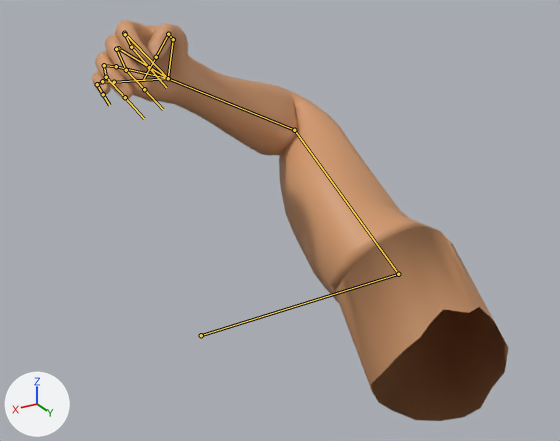
One commit to the FBX model Testing/Assets/Models/fist.fbx: the scene before it, then after it.
Camera for both pictures: a camera (50 mm lens) standing at (1.32, 2.91, 1.95) and looking at (-0.56, -0.23, 0.38). Lighting does not change. The marker at lower left points along +X, +Y and +Z. Both versions are drawn at frame 153 of the action 'Right Hand|Right'; the numbers are the values there. The bones that bend it are drawn over the model as lines.

Names of what the first picture shows: 'Right Arm'.
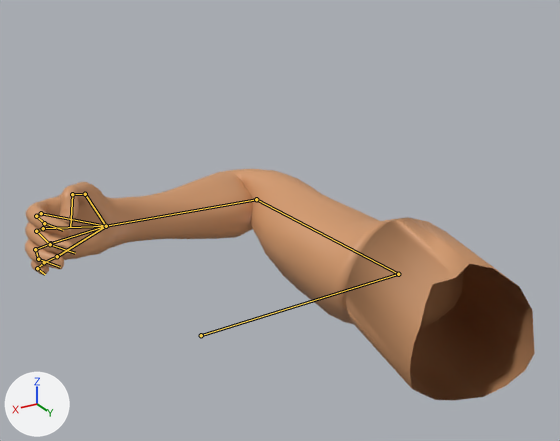
Diff of the bpy script that builds the scene:
```diff
--- a/Testing/Assets/Models/fist.fbx.py
+++ b/Testing/Assets/Models/fist.fbx.py
@@ bone_bone_002 @@
 bone_bone_002 = bpy.data.objects['Right Hand'].pose.bones['Bone.002']  # child of 'Right Bone'
-bone_bone_002.rotation_quaternion = (0.62, 0.769, 0.102, -0.114)  # degrees (102, 18, 1)
+bone_bone_002.rotation_quaternion = (0.679, 0.708, -0.162, -0.108)  # degrees (93, -4, -22)
```

Changed parts and their boxes [x1, y1, x2, y2] in the pictures (560 x 441 px):
'Right Arm', posed (23% wider, 42% shorter): before [92, 20, 508, 421]; after [25, 169, 535, 400]
bone 'Bone.002', root to tip: before (398, 274) to (294, 130); after (398, 274) to (256, 199)
